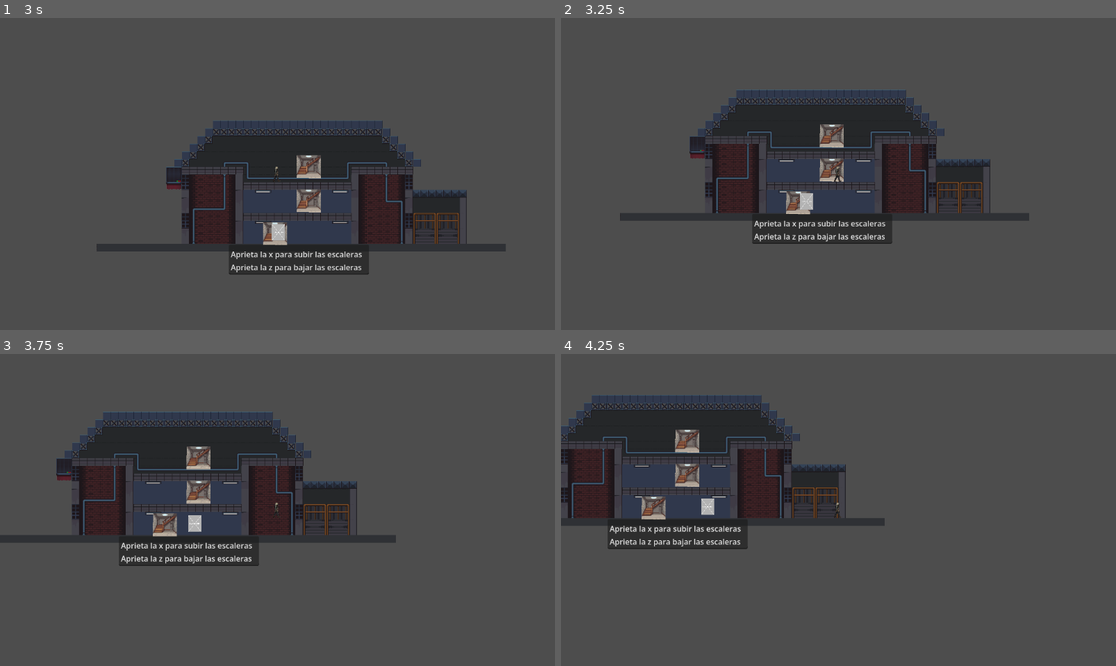
Above: before the commit, frames 1-4 (two rows, left to right).
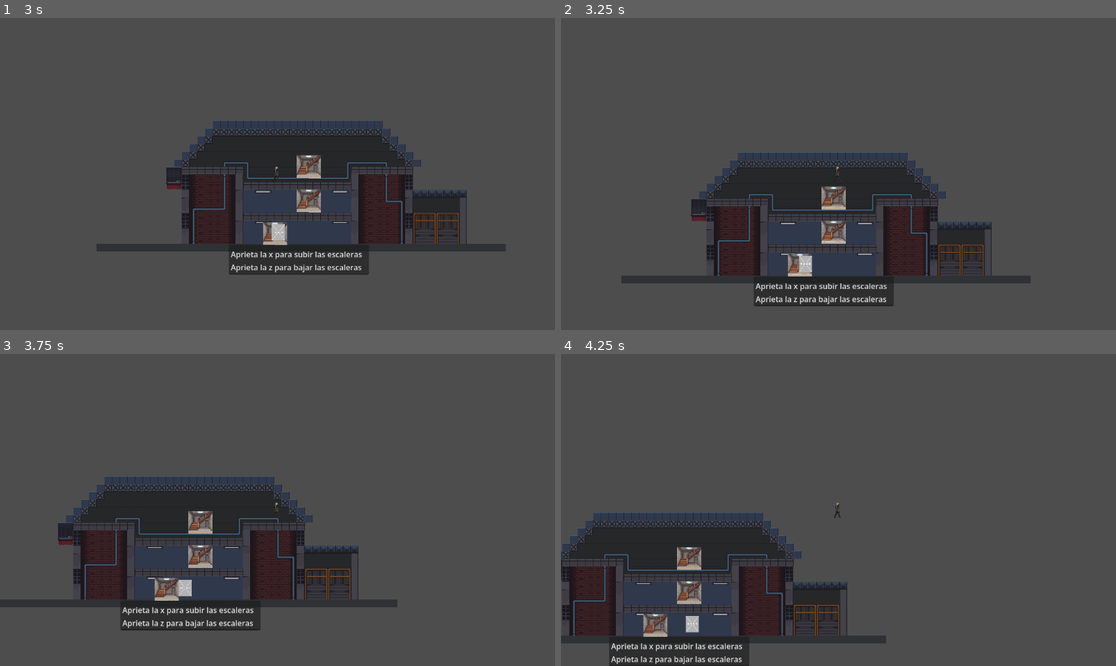
Above: after the commit, the same moments.

Repository: Alan222-coder/Godot-El-eternauta
Game: Godot game, scene res://Nivel1.tscn
The game is run twice, just before and just after one commit, with the same random seed, the same clock (stepped at 60 frames per second) and the same inputs.
Inputs:
- Up to frame 1 (3 s): tap Enter (ui_accept) at 0.5, 0.77, 1.52 s; hold Right (ui_right) 0.53-2.03 s; tap Z (bajar) at 0.6, 1.55, 2.1 s; tap X (teleport) at 0.8, 1.35, 2.3, 2.85 s; hold Left (ui_left) 2.03-2.78 s; hold Right (ui_right) from 2.78 s (still down)
- Up to frame 2 (3.25 s): keep holding Right (ui_right); tap Enter (ui_accept) at 3.02 s; tap Z (bajar) at 3.05 s
- Up to frame 3 (3.75 s): keep holding Right (ui_right); tap Z (bajar) at 3.6 s
- Up to frame 4 (4.25 s): keep holding Right (ui_right); tap Enter (ui_accept) at 3.77 s; tap X (teleport) at 3.8 s

Frame 1 is identical in both runs. In frame 2, 26% of the frame differs, in the area x 10-85%, y 22-93%; in frame 3, 26%; in frame 4, 31%, in the area x 0-59%, y 13-100%.

Commit message:
Escaleras para player y enemigos

Diff:
--- a/Nivel1.tscn
+++ b/Nivel1.tscn
@@ -701,7 +701,7 @@
 [node name="Enemigos" type="Node2D" parent="World" unique_id=1740396886]
 position = Vector2(0, -400.07)
 
-[node name="CharacterBody2D" type="CharacterBody2D" parent="World/Enemigos" unique_id=1601612369]
+[node name="CharacterBody2D" type="CharacterBody2D" parent="World/Enemigos" unique_id=1601612369 groups=["enemy"]]
 z_index = 2
 position = Vector2(476, 617)
 script = ExtResource("2_hv2ca")
@@ -761,17 +761,18 @@
 texture = ExtResource("5_qpwqs")
 
 [node name="CollisionShape2D" type="CollisionShape2D" parent="Portal_Escalera" unique_id=1419139355]
-position = Vector2(438, 617)
+position = Vector2(438, 615)
 shape = SubResource("RectangleShape2D_opwex")
 
 [node name="Marker2D" type="Marker2D" parent="Portal_Escalera" unique_id=2143016033]
-position = Vector2(438, 550)
-
-[node name="Portal_Escalera2" type="Area2D" parent="." unique_id=1546821666 node_paths=PackedStringArray("landing_zone")]
+position = Vector2(437, 614)
+
+[node name="Portal_Escalera2" type="Area2D" parent="." unique_id=1546821666 node_paths=PackedStringArray("landing_zone", "lower_zone")]
 position = Vector2(2, -66)
 collision_layer = 2
 script = ExtResource("4_s48l2")
 landing_zone = NodePath("../Portal_Escalera3")
+lower_zone = NodePath("../Portal_Escalera")
 
 [node name="MeshInstance2D" type="MeshInstance2D" parent="Portal_Escalera2" unique_id=361615101]
 position = Vector2(437.73578, 616.6729)
@@ -787,10 +788,11 @@
 [node name="Marker2D" type="Marker2D" parent="Portal_Escalera2" unique_id=465835746]
 position = Vector2(438, 616)
 
-[node name="Portal_Escalera3" type="Area2D" parent="." unique_id=1672418353]
+[node name="Portal_Escalera3" type="Area2D" parent="." unique_id=1672418353 node_paths=PackedStringArray("lower_zone")]
 position = Vector2(2, -137)
 collision_layer = 2
 script = ExtResource("4_s48l2")
+lower_zone = NodePath("../Portal_Escalera2")
 
 [node name="MeshInstance2D" type="MeshInstance2D" parent="Portal_Escalera3" unique_id=619295714]
 position = Vector2(437.73578, 616.6729)
--- a/portal_escalera.gd
+++ b/portal_escalera.gd
@@ -1,31 +1,54 @@
 extends Area2D
 
 @export var landing_zone : Area2D
+@export var lower_zone : Area2D
 
-var player_inside := false
-var player_ref : Node2D = null
+var body_inside := false
+var body_ref : Node2D = null
 
 static var position_stack : Array = []
-static var can_use := true
+var can_use := true   # ❗ sacamos static
 
 func _on_body_entered(body: Node2D) -> void:
+	if !can_use:
+		return
+
 	if body.is_in_group("player"):
-		player_inside = true
-		player_ref = body
+		body_inside = true
+		body_ref = body
+
+	elif body.is_in_group("enemy"):
+		procesar_enemigo(body)
 
 func _on_body_exited(body: Node2D) -> void:
-	if body.is_in_group("player"):
-		player_inside = false
-		player_ref = null
+	if body == body_ref:
+		body_inside = false
+		body_ref = null
 
 func _process(delta):
-	if player_inside and can_use and Input.is_action_just_pressed("teleport"):
-		subir()
+	if !body_inside or !can_use or !body_ref:
+		return
 
-	if position_stack.size() > 0 and can_use and Input.is_action_just_pressed("bajar"):
-		bajar()
+	if body_ref.is_in_group("player"):
+		if Input.is_action_just_pressed("teleport"):
+			subir(body_ref)
 
-func subir():
+		if position_stack.size() > 0 and Input.is_action_just_pressed("bajar"):
+			bajar()
+
+# 🔥 NUEVO (centralizamos lógica enemigo)
+func procesar_enemigo(body: Node2D):
+	var player = get_tree().get_first_node_in_group("player")
+	if !player:
+		return
+
+	if player.global_position.y < body.global_position.y - 50:
+		subir(body)
+	elif player.global_position.y > body.global_position.y + 50:
+		bajar_enemigo(body)
+
+# 🔼 SUBIR
+func subir(body: Node2D):
 	if !landing_zone:
 		return
 
@@ -35,21 +58,32 @@
 
 	can_use = false
 
-	# 🔥 evitar duplicados
-	if position_stack.is_empty() or position_stack.back() != player_ref.global_position:
-		position_stack.push_back(player_ref.global_position)
+	if body.is_in_group("player"):
+		if position_stack.is_empty() or position_stack.back() != body.global_position:
+			position_stack.push_back(body.global_position)
 
-	player_ref.global_position = marker.global_position
+	var pos = marker.global_position
 
-	if player_ref is CharacterBody2D:
-		player_ref.velocity = Vector2.ZERO
+	if body.is_in_group("enemy"):
+		pos.x += 24
 
-	player_inside = false
-	player_ref = null
+	body.global_position = pos
+
+	if body is CharacterBody2D:
+		body.velocity = Vector2.ZERO
+
+	body_inside = false
+	body_ref = null
+
+	# 🔥 FIX CLAVE → PORTAL 2
+	if body.is_in_group("enemy"):
+		await get_tree().process_frame
+		procesar_enemigo(body)
 
 	await get_tree().create_timer(0.3).timeout
 	can_use = true
 
+# 🔽 PLAYER
 func bajar():
 	var player = get_tree().get_first_node_in_group("player")
 	if !player:
@@ -65,4 +99,32 @@
 
 	await get_tree().create_timer(0.3).timeout
 	can_use = true
-	#hola mundo
+
+# 🔽 ENEMIGO
+func bajar_enemigo(body: Node2D):
+	if !lower_zone:
+		return
+
+	var marker = lower_zone.get_node_or_null("Marker2D")
+	if !marker:
+		return
+
+	can_use = false
+
+	var pos = marker.global_position
+	pos.x -= 24
+
+	body.global_position = pos
+
+	if body is CharacterBody2D:
+		body.velocity = Vector2.ZERO
+
+	body_inside = false
+	body_ref = null
+
+	# 🔥 MISMO FIX
+	await get_tree().process_frame
+	procesar_enemigo(body)
+
+	await get_tree().create_timer(0.3).timeout
+	can_use = true
